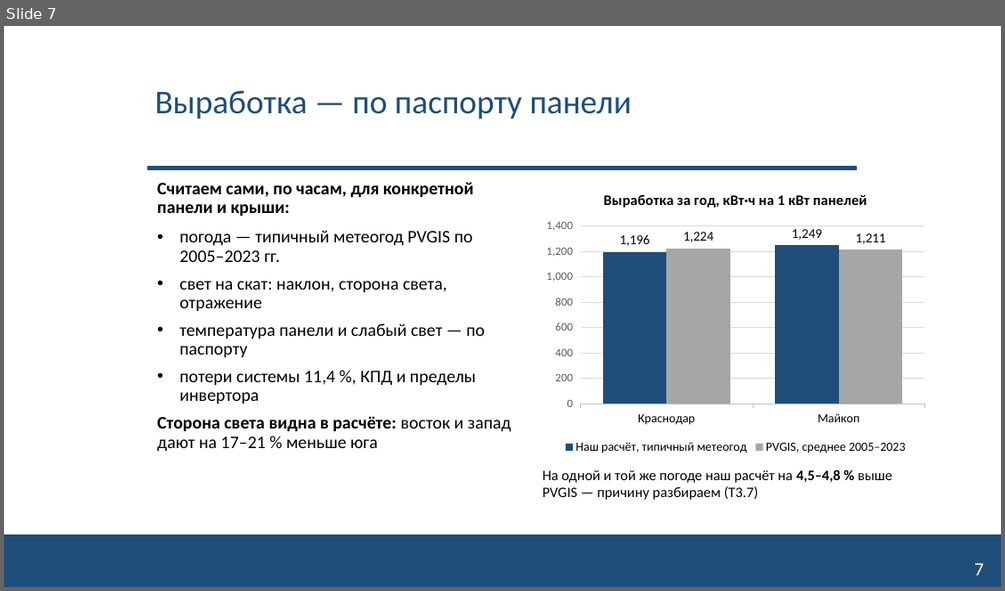
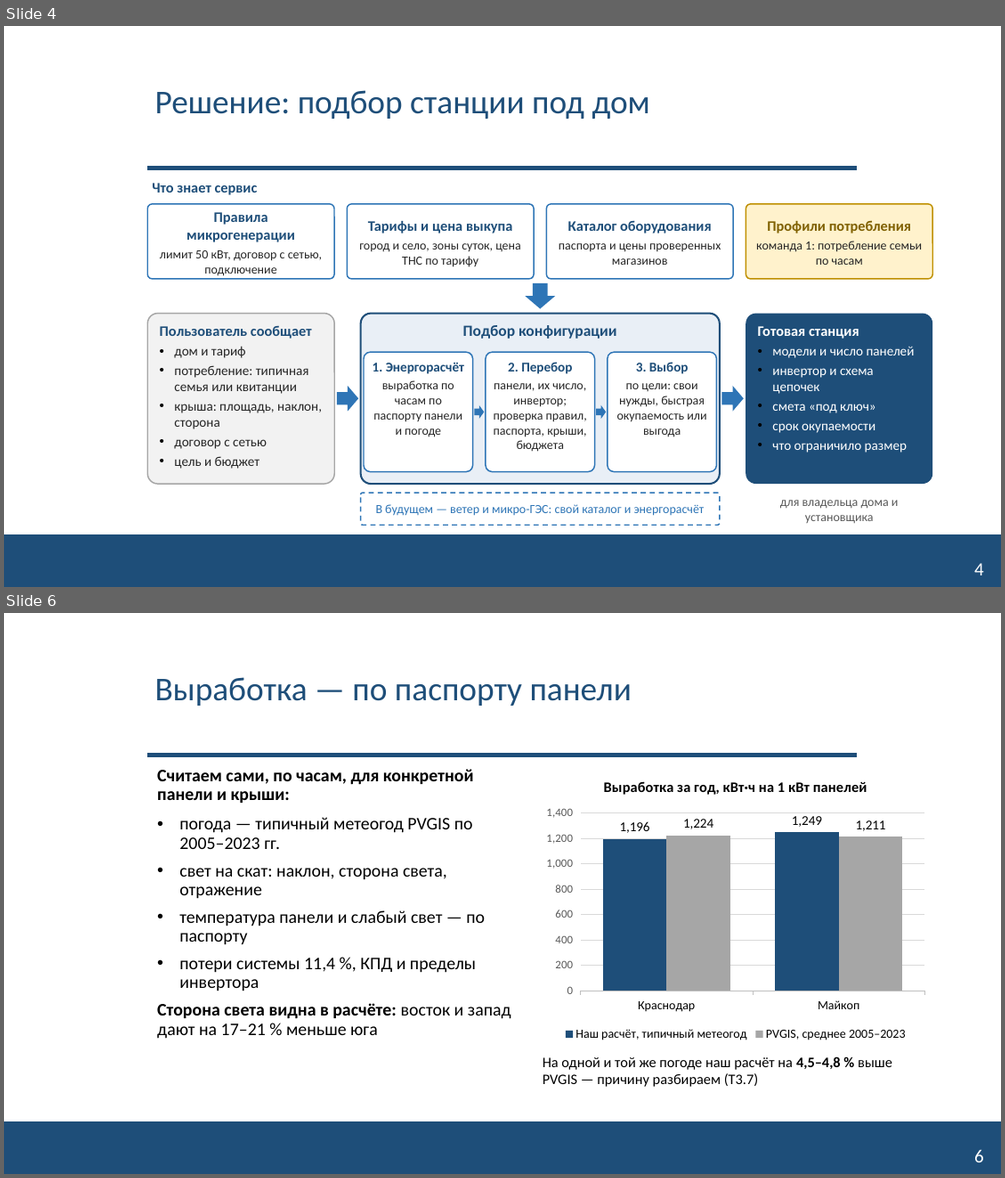
Before and after one commit to NeK0ban/SunCount, a slide deck: reports/SunCount_interim_talk.pptx. Shown one above the other, each under a label of ours: slide 7 before the commit, slides 4 and 6 after it; the slides between them are not shown. The pictures are 1005x591 and 1005x1178 pixels, drawn with LibreOffice and Linux fonts; fonts in the diff are those of the drawing; background and template pictures are left out. Boxes give left, top, right and bottom in pixels: in the first picture for what was removed or moved away, otherwise in the second. Text is boxed around its words. In the diff, an @@ line names an element or a change of style, - is before the commit and + after.

```diff
--- a/reports/SunCount_interim_talk.pptx
+++ b/reports/SunCount_interim_talk.pptx
@@ slide 4 added at bbox=[4, 26, 1001, 587], background #FFFFFF; not listed: 2 template elements that a slide beside it also shows @@
@@ title added at bbox=[155, 90, 650, 119], 32 pt, text #1E4E79 @@
+Решение: подбор станции под дом
@@ text added at bbox=[152, 183, 258, 195], 14 pt, text #1E4E79, bold @@
+Что знает сервис
@@ rounded rectangle added at bbox=[147, 204, 334, 279], fill #FFFFFF, outline #2E75B6 1.25 pt @@
@@ text added at bbox=[160, 212, 322, 276], 12 pt, text #262626 @@
+Правила микрогенерации
+лимит 50 кВт, договор с сетью, подключение
@@ rounded rectangle added at bbox=[348, 204, 534, 279], fill #FFFFFF, outline #2E75B6 1.25 pt @@
@@ rounded rectangle added at bbox=[546, 204, 733, 279], fill #FFFFFF, outline #2E75B6 1.25 pt @@
@@ rounded rectangle added at bbox=[745, 204, 933, 279], fill #FFF2CC, outline #BF9000 1.25 pt @@
@@ text added at bbox=[359, 221, 521, 267], 12 pt, text #262626 @@
+Тарифы и цена выкупа
+город и село, зоны суток, цена ТНС по тарифу
@@ text added at bbox=[558, 220, 720, 265], 12 pt, text #262626 @@
+Каталог оборудования
+паспорта и цены проверенных магазинов
@@ text added at bbox=[756, 220, 922, 265], 12 pt, text #262626 @@
+Профили потребления
+команда 1: потребление семьи по часам
@@ down arrow added at bbox=[526, 283, 555, 309], fill #2E75B6 @@
@@ rounded rectangle added at bbox=[147, 313, 334, 483], fill #F2F2F2, outline #A6A6A6 1.25 pt @@
@@ rounded rectangle added at bbox=[361, 313, 720, 483], fill #E9EFF6, outline #1E4E79 1.75 pt @@
@@ rounded rectangle added at bbox=[745, 313, 933, 483], fill #1E4E79 @@
@@ text added at bbox=[160, 326, 322, 468], 13 pt, text #262626 @@
+Пользователь сообщает
+• дом и тариф
+• потребление: типичная семья или квитанции
+• крыша: площадь, наклон, сторона
+• договор с сетью
+• цель и бюджет
@@ text added at bbox=[463, 325, 617, 338], 15 pt, text #1E4E79, bold @@
+Подбор конфигурации
@@ text added at bbox=[758, 326, 914, 452], 13 pt, text #FFFFFF @@
+Готовая станция
+• модели и число панелей
+• инвертор и схема цепочек
+• смета «под ключ»
+• срок окупаемости
+• что ограничило размер
@@ rounded rectangle added at bbox=[364, 352, 473, 472], fill #FFFFFF, outline #2E75B6 1.25 pt @@
@@ text added at bbox=[372, 362, 464, 437], 12 pt, text #262626 @@
+1. Энергорасчёт
+выработка по часам по паспорту панели и погоде
@@ rounded rectangle added at bbox=[485, 352, 595, 472], fill #FFFFFF, outline #2E75B6 1.25 pt @@
@@ text added at bbox=[494, 362, 587, 451], 12 pt, text #262626 @@
+2. Перебор
+панели, их число, инвертор; проверка правил, паспорта, крыши, бюджета
@@ rounded rectangle added at bbox=[607, 352, 717, 472], fill #FFFFFF, outline #2E75B6 1.25 pt @@
@@ text added at bbox=[617, 362, 706, 437], 12 pt, text #262626 @@
+3. Выбор
+по цели: свои нужды, быстрая окупаемость или выгода
@@ right arrow added at bbox=[337, 386, 358, 411], fill #2E75B6 @@
@@ right arrow added at bbox=[722, 386, 744, 411], fill #2E75B6 @@
@@ right arrow added at bbox=[474, 405, 484, 418], fill #2E75B6 @@
@@ right arrow added at bbox=[596, 405, 606, 418], fill #2E75B6 @@
@@ rounded rectangle added at bbox=[361, 492, 720, 524], fill #FFFFFF, outline #2E75B6 1.25 pt dashed @@
@@ text added at bbox=[376, 504, 704, 516], 12 pt, text #2E75B6 @@
+В будущем — ветер и микро-ГЭС: свой каталог и энергорасчёт
@@ text added at bbox=[780, 499, 898, 523], 12 pt, text #595959 @@
+для владельца дома и установщика
@@ page number added at bbox=[974, 563, 984, 575], 18 pt, text #FFFFFF @@
+4
@@ what was slide 7 is now slide 6 @@
@@ page number at bbox=[974, 1149, 984, 1162]: text changed @@
-7
+6
```
Also in this commit, not shown: 6 slides changed, 2 slides removed, 9 other files.
